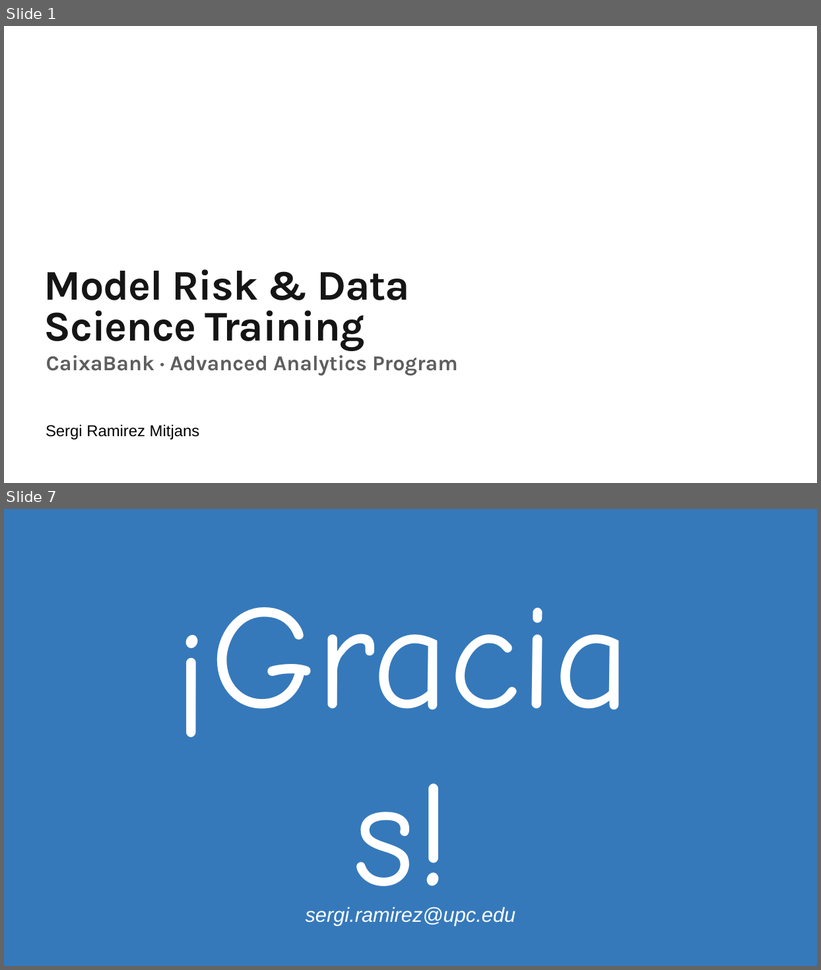
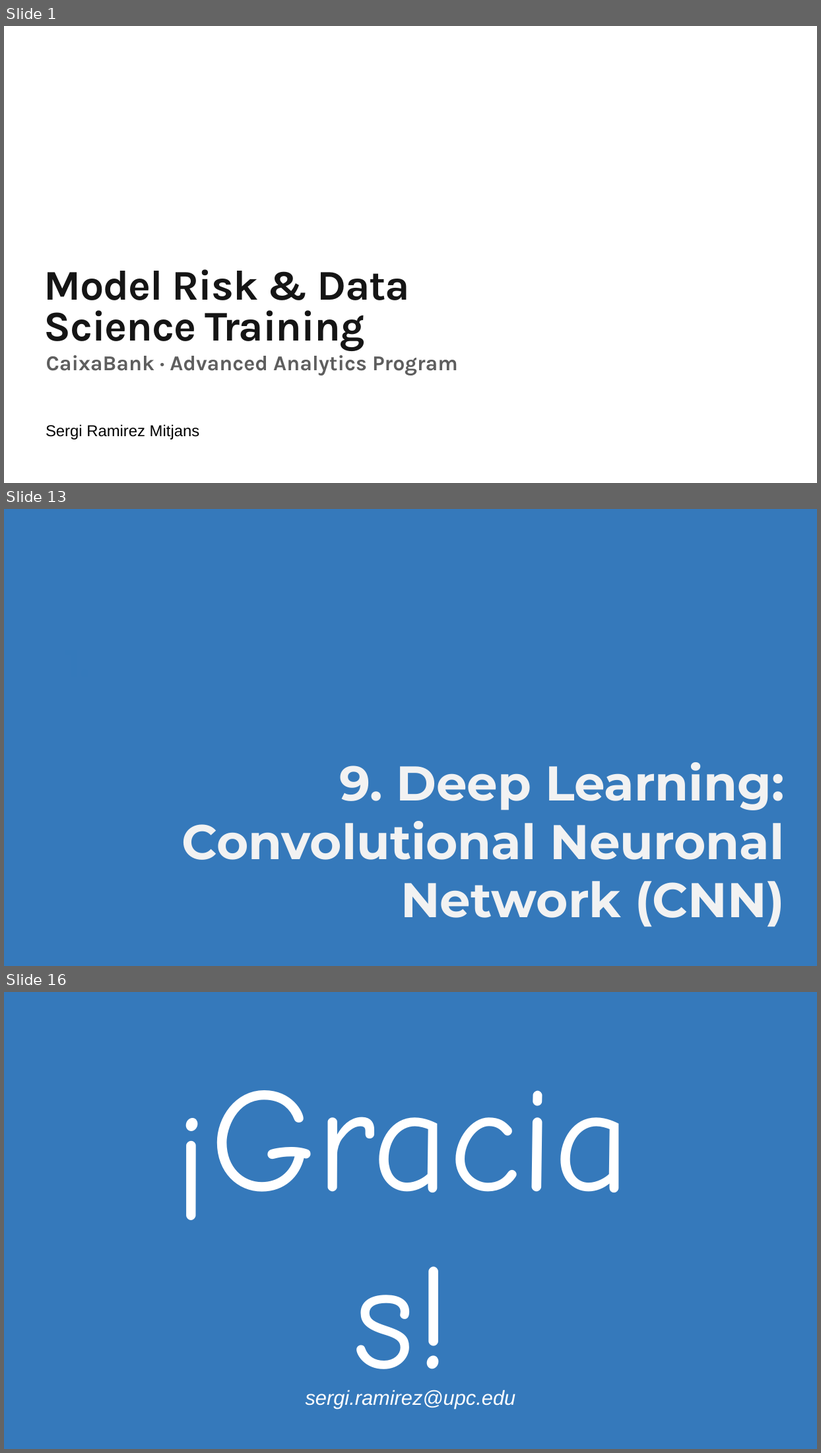
Before and after one commit to ramitjansIA/caixabank_formacion, a slide deck: 26Workshop.pptx. Shown one above the other, each under a label of ours: slides 1 and 7 before the commit, slides 1, 13 and 16 after it; the slides between them are not shown. The pictures are 821x970 and 821x1453 pixels, drawn with LibreOffice and Linux fonts; fonts in the diff are those of the drawing; background and template pictures are left out. Boxes give left, top, right and bottom in pixels: in the first picture for what was removed or moved away, otherwise in the second. Text is boxed around its words. In the diff, an @@ line names an element or a change of style, - is before the commit and + after.

```diff
--- a/26Workshop.pptx
+++ b/26Workshop.pptx
@@ slide 13 added at (x1=4, y1=509, x2=817, y2=966), background #3579BB @@
@@ text added at (x1=52, y1=638, x2=115, y2=696), 88 pt, text #3479BB, bold @@
+1.
@@ text added at (x1=182, y1=762, x2=784, y2=927), 115 pt, text #F2F2F2, bold @@
+9. Deep Learning:
+Convolutional Neuronal Network (CNN)
@@ what was slide 7 is now slide 16 @@
```
Also in this commit, not shown: 1 slide changed, 13 other slides added, 4 slides removed.
